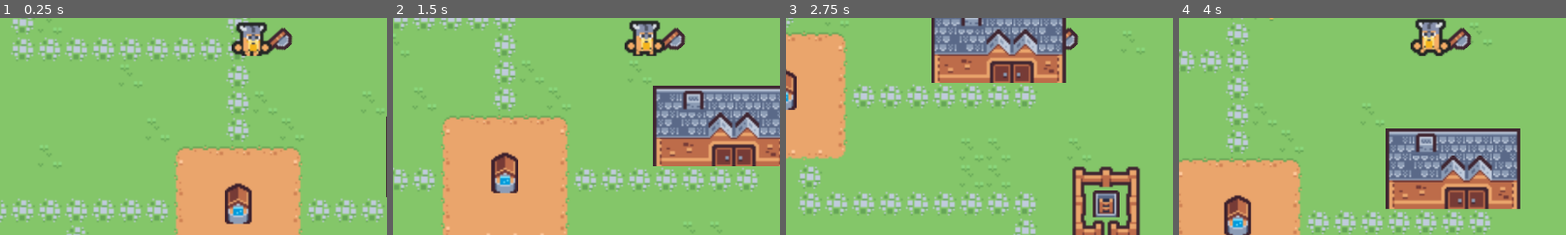
Above: before the commit, frames 1-4 (left to right).
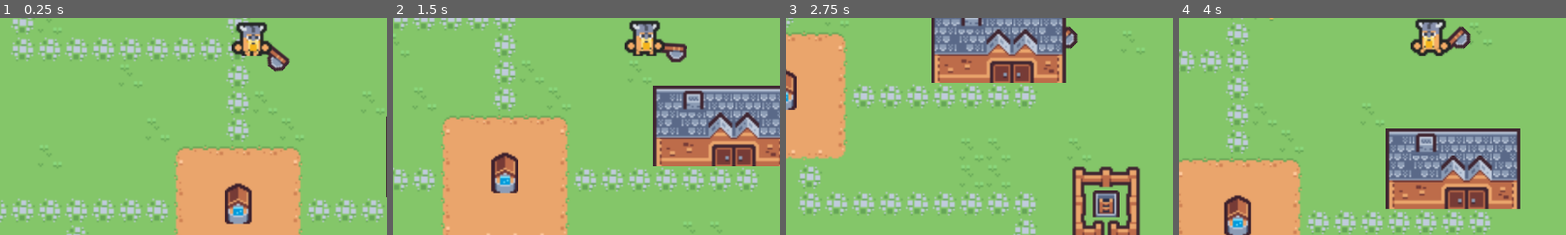
Above: after the commit, the same moments.

Repository: GodEmperorDaniel/crab-survivor
Game: Godot game, scene res://Scenes/Main_Scene.tscn
Same seed, same stepped clock (60 frames per second), same inputs: the game is played once before the commit and once after it.
Inputs (mouse positions are % of the whole screen's width and height, from its top left):
- Up to frame 1 (0.25 s): no input
- Up to frame 2 (1.5 s): tap Enter at 0.5 s; move the mouse to (72, 45) at 0.52 s; press the mouse at (72, 45) at 0.53 s; hold D (move_right) 0.53-1.28 s; move the mouse to (30, 55) at 1.27 s; release the mouse at (30, 55) at 1.28 s; hold S (move_down) from 1.28 s (still down); click (30, 55) at 1.35 s
- Up to frame 3 (2.75 s): move the mouse to (60, 28) at 2.02 s; release S (move_down) at 2.03 s; press the mouse at (60, 28) at 2.03 s; hold D (move_right) from 2.03 s (still down)
- Up to frame 4 (4 s): move the mouse to (45, 70) at 2.77 s; release D (move_right) at 2.78 s; release the mouse at (45, 70) at 2.78 s; hold W (move_up) 2.78-3.53 s; click (45, 70) at 2.85 s; move the mouse to (80, 65) at 3.52 s; press the mouse at (80, 65) at 3.53 s; hold A (move_left) from 3.53 s (still down)
The pictures show only the part of the screen within x 18-67%, y 46-96%; the shares and areas given below are measured in that part.

The runs differ from the first frame. In frame 1, 0.9% of the frame differs, in the area x 68-76%, y 4-25%; in frame 2, 0.8%; in frame 3, 0.2%; in frame 4, 0.3%.

Commit message:
Implemented attack animation

Diff:
--- a/Player.gd
+++ b/Player.gd
@@ -3,7 +3,7 @@
 @export var speed : float = 1
 @onready var animation = $Animation
 
-var movement : Vector2 = Vector2.ZERO
+var movement := Vector2.ZERO
 
 func _process(delta):
 	process_movement()
@@ -12,16 +12,7 @@
 	move_and_collide(movement * speed * delta)
 
 func process_movement():
-	movement = Vector2.ZERO
-	if Input.is_action_pressed("move_left"):
-		movement.x -= speed
-	if Input.is_action_pressed("move_right"):
-		movement.x += speed
-
-	if Input.is_action_pressed("move_up"):
-		movement.y -= speed
-	if Input.is_action_pressed("move_down"):
-		movement.y += speed
+	movement = Vector2(Input.get_axis("move_left", "move_right"), Input.get_axis("move_up", "move_down"))
 
 	if movement.length_squared() > 0:
 		movement_started()
--- a/Scenes/Player.tscn
+++ b/Scenes/Player.tscn
@@ -8,9 +8,50 @@
 [sub_resource type="RectangleShape2D" id="RectangleShape2D_aq7ey"]
 size = Vector2(18, 20)
 
+[sub_resource type="Animation" id="Animation_6y7ic"]
+resource_name = "attack"
+length = 0.4
+tracks/0/type = "value"
+tracks/0/imported = false
+tracks/0/enabled = true
+tracks/0/path = NodePath(".:rotation")
+tracks/0/interp = 1
+tracks/0/loop_wrap = true
+tracks/0/keys = {
+"times": PackedFloat32Array(0, 0.15, 0.4),
+"transitions": PackedFloat32Array(1, 1, 1),
+"update": 0,
+"values": [0.0, 2.0944, 0.785398]
+}
+
+[sub_resource type="Animation" id="Animation_s5sr3"]
+length = 0.001
+tracks/0/type = "value"
+tracks/0/imported = false
+tracks/0/enabled = true
+tracks/0/path = NodePath(".:rotation")
+tracks/0/interp = 1
+tracks/0/loop_wrap = true
+tracks/0/keys = {
+"times": PackedFloat32Array(0),
+"transitions": PackedFloat32Array(1),
+"update": 0,
+"values": [2.24973]
+}
+
+[sub_resource type="AnimationLibrary" id="AnimationLibrary_ns2i7"]
+_data = {
+"RESET": SubResource("Animation_s5sr3"),
+"attack": SubResource("Animation_6y7ic")
+}
+
+[sub_resource type="CapsuleShape2D" id="CapsuleShape2D_xp83o"]
+radius = 5.0
+height = 18.0
+
 [node name="Player" type="CharacterBody2D"]
 script = ExtResource("1_wu3mh")
-speed = 10.0
+speed = 100.0
 
 [node name="CollisionShape2D" type="CollisionShape2D" parent="."]
 position = Vector2(0, 2)
@@ -24,11 +65,27 @@
 
 [node name="Weapon" type="Sprite2D" parent="Animation"]
 z_index = -1
-position = Vector2(15, 2)
-rotation = 0.837758
+position = Vector2(9, 7)
+rotation = 2.24973
 texture = ExtResource("3_8rtw4")
+offset = Vector2(0, -8)
 flip_h = true
 script = ExtResource("4_1q3bt")
 
+[node name="Animation" type="AnimationPlayer" parent="Animation/Weapon"]
+libraries = {
+"": SubResource("AnimationLibrary_ns2i7")
+}
+
+[node name="AttackArea" type="Area2D" parent="Animation/Weapon"]
+process_mode = 4
+
+[node name="CollisionShape2D" type="CollisionShape2D" parent="Animation/Weapon/AttackArea"]
+position = Vector2(1, -6)
+shape = SubResource("CapsuleShape2D_xp83o")
+
 [node name="Camera" type="Camera2D" parent="."]
 zoom = Vector2(2.5, 2.5)
+
+[connection signal="animation_finished" from="Animation/Weapon/Animation" to="Animation/Weapon" method="_on_attack_animation_finished"]
+[connection signal="animation_started" from="Animation/Weapon/Animation" to="Animation/Weapon" method="_on_attack_animation_started"]
--- a/Scenes/Weapon.gd
+++ b/Scenes/Weapon.gd
@@ -1,9 +1,23 @@
 extends Sprite2D
+
+@onready var attack_box = $AttackArea
+@onready var animation = $Animation
+
+var attacking := false
 
 func _input(event):
 	if event.is_action_pressed("attack"):
 		if event is InputEventMouseButton:
-			attacked_at(event.position)
+			attempt_attack(event.position)
 
-func attacked_at(position):
-	print("Attacked position " + str(position))
+func attempt_attack(position):
+	if not attacking:
+		animation.play("attack")
+
+func _on_attack_animation_started(anim_name):
+	attack_box.process_mode = Node.PROCESS_MODE_INHERIT
+	attacking = true
+
+func _on_attack_animation_finished(anim_name):
+	attack_box.process_mode = Node.PROCESS_MODE_DISABLED
+	attacking = false
Not shown: 1 places in Scenes/Player.tscn that only renumber resources
